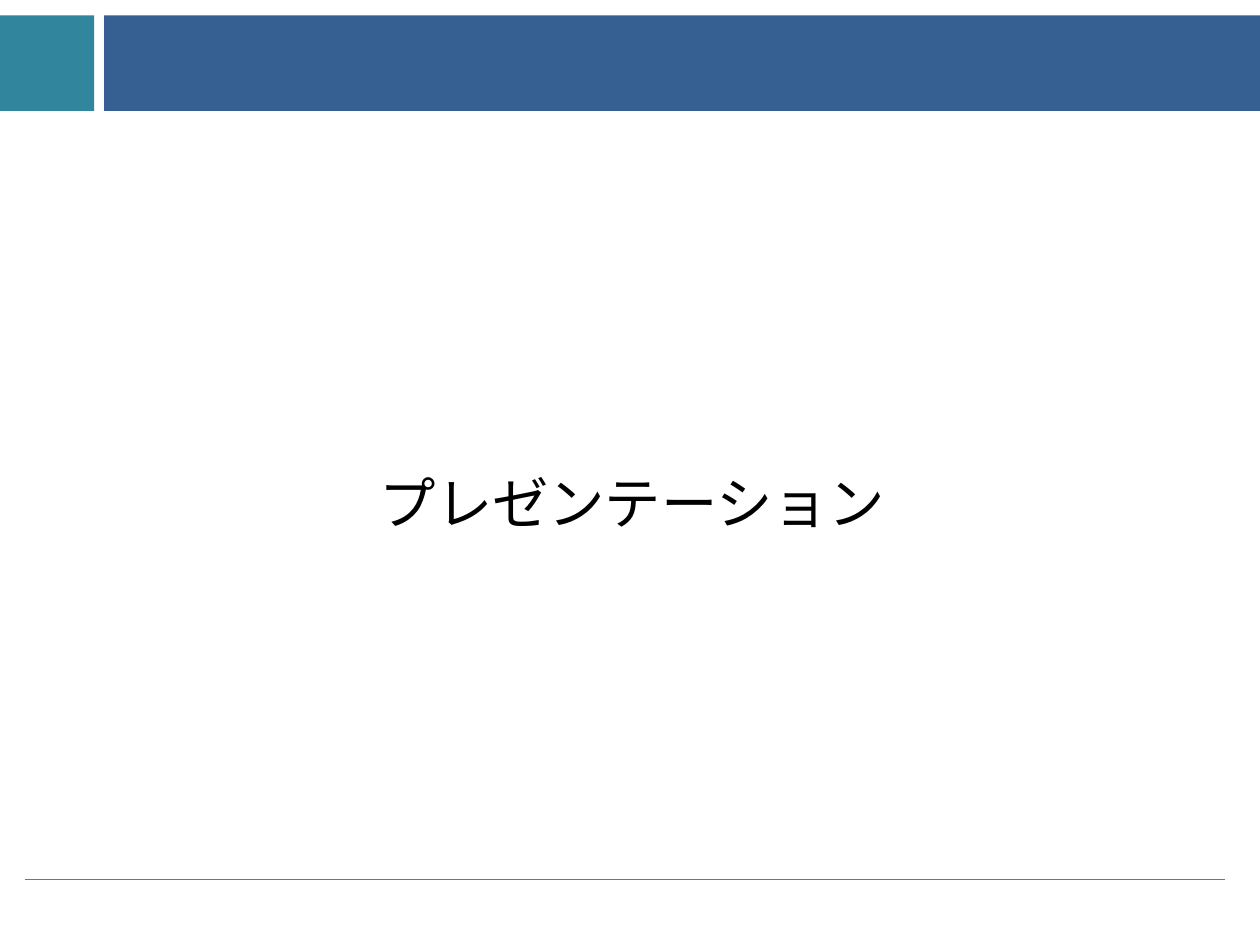
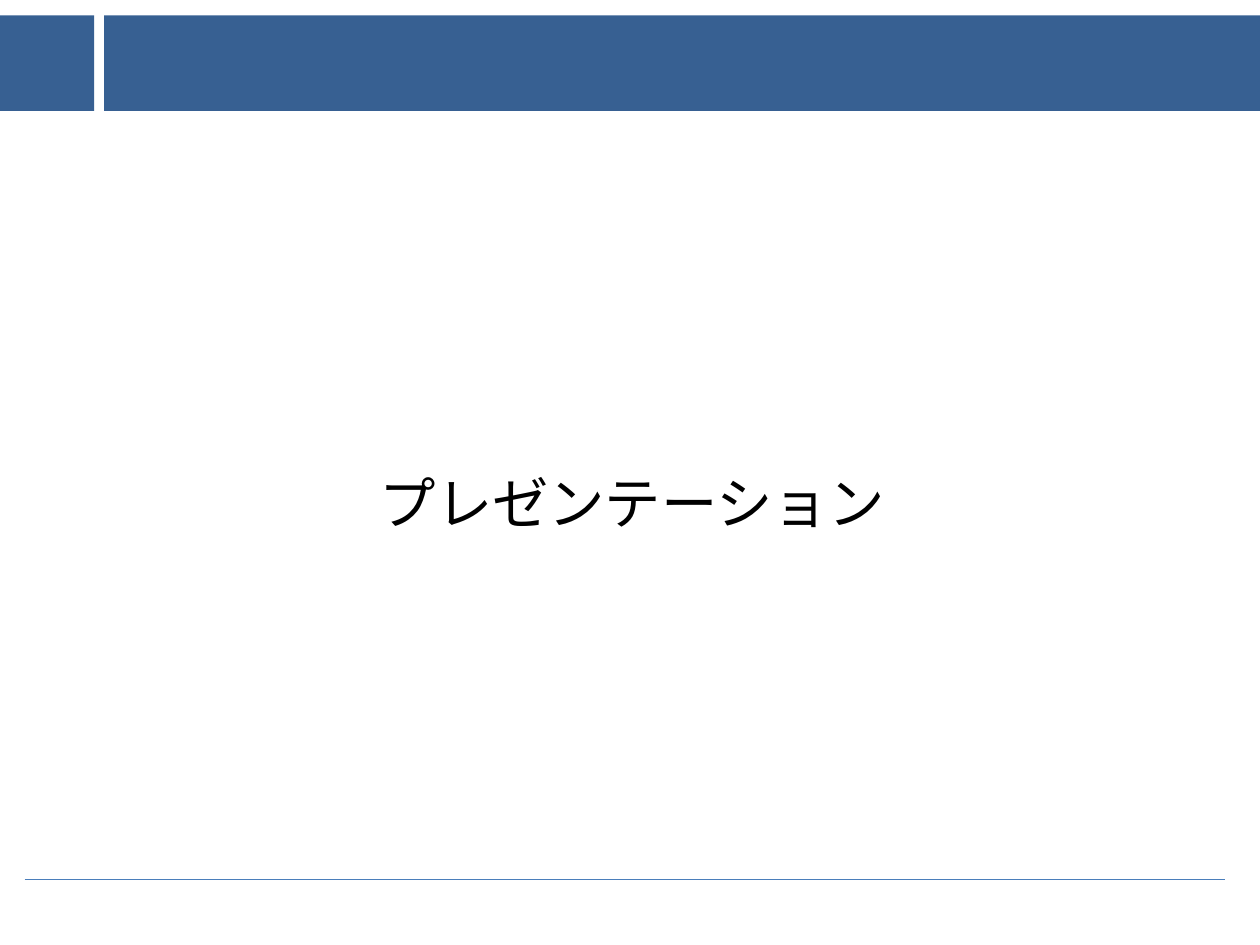
Before and after one commit to Penguin8885/PP_template, a slide deck: slide 1 of slide_template.pptx. Drawn at 1260x945 pixels with LibreOffice and Linux fonts; fonts in the diff are those of the drawing. Boxes give left, top, right and bottom in pixels: in the first picture for what was removed or moved away, otherwise in the second. Text is boxed around its words. In the diff, an @@ line names an element or a change of style, - is before the commit and + after.

Commit message:
change the style

```diff
--- a/slide_template.pptx
+++ b/slide_template.pptx
@@ rectangle at bbox=[0, 15, 94, 111]: fill #31859C to #376092 @@
```
Also in this commit, not shown: 1 other slide changed.
